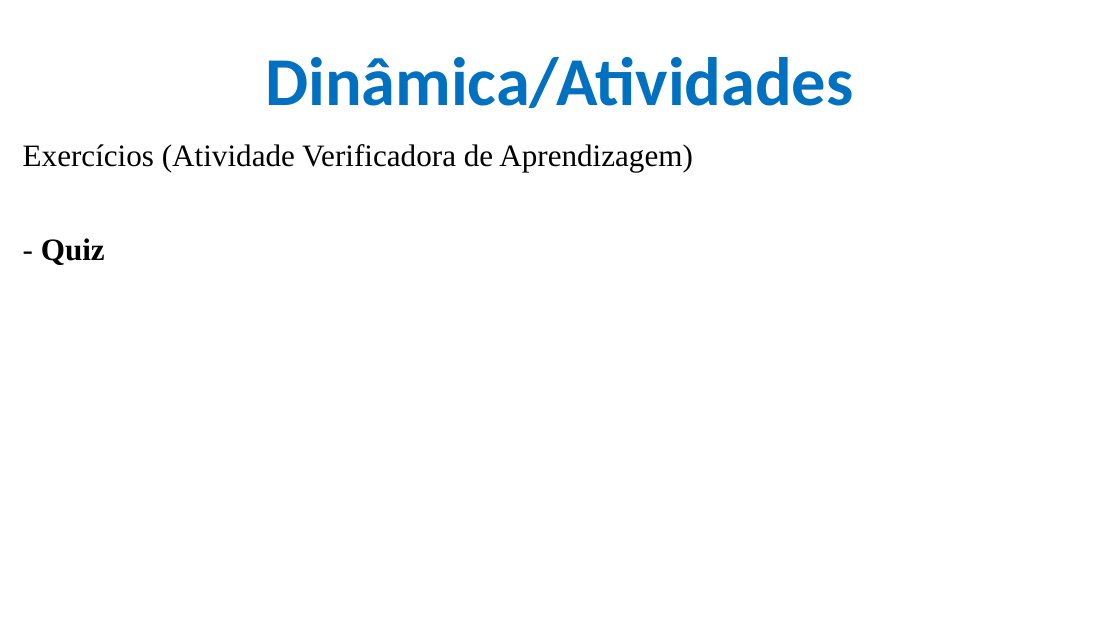
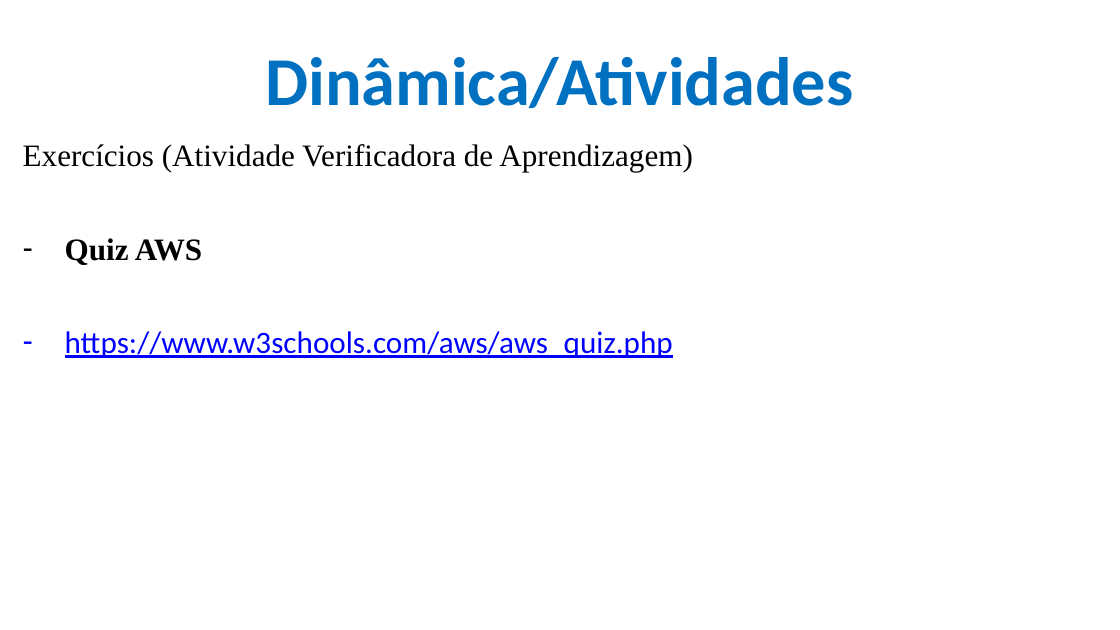
Before and after one commit to CloudEducationBrazil/WydenComputacaoNuvemWebServicesLinux, a slide deck: slide 7 of 01 Classes/Aula 06 - Computação em Nuvem e Web Services em Linux Cloud AWS.pptx (slide 6 before the commit). Drawn at 1120x630 pixels with LibreOffice and Linux fonts; fonts in the diff are those of the drawing; background and template pictures are left out. Boxes give left, top, right and bottom in pixels: in the first picture for what was removed or moved away, otherwise in the second. Text is boxed around its words. In the diff, an @@ line names an element or a change of style, - is before the commit and + after.

```diff
--- a/01 Classes/Aula 06 - Computação em Nuvem e Web Services em Linux Cloud AWS.pptx
+++ b/01 Classes/Aula 06 - Computação em Nuvem e Web Services em Linux Cloud AWS.pptx
@@ text at bbox=[65, 238, 673, 358]: text changed; font Times New Roman to Calibri; text colour #000000 to #0000FF; bold off @@
-- Quiz
+– Quiz AWS
+– https://www.w3schools.com/aws/aws_quiz.php
```
Also in this commit, not shown: 5 other slides changed, 1 slide added, 3 other files.
